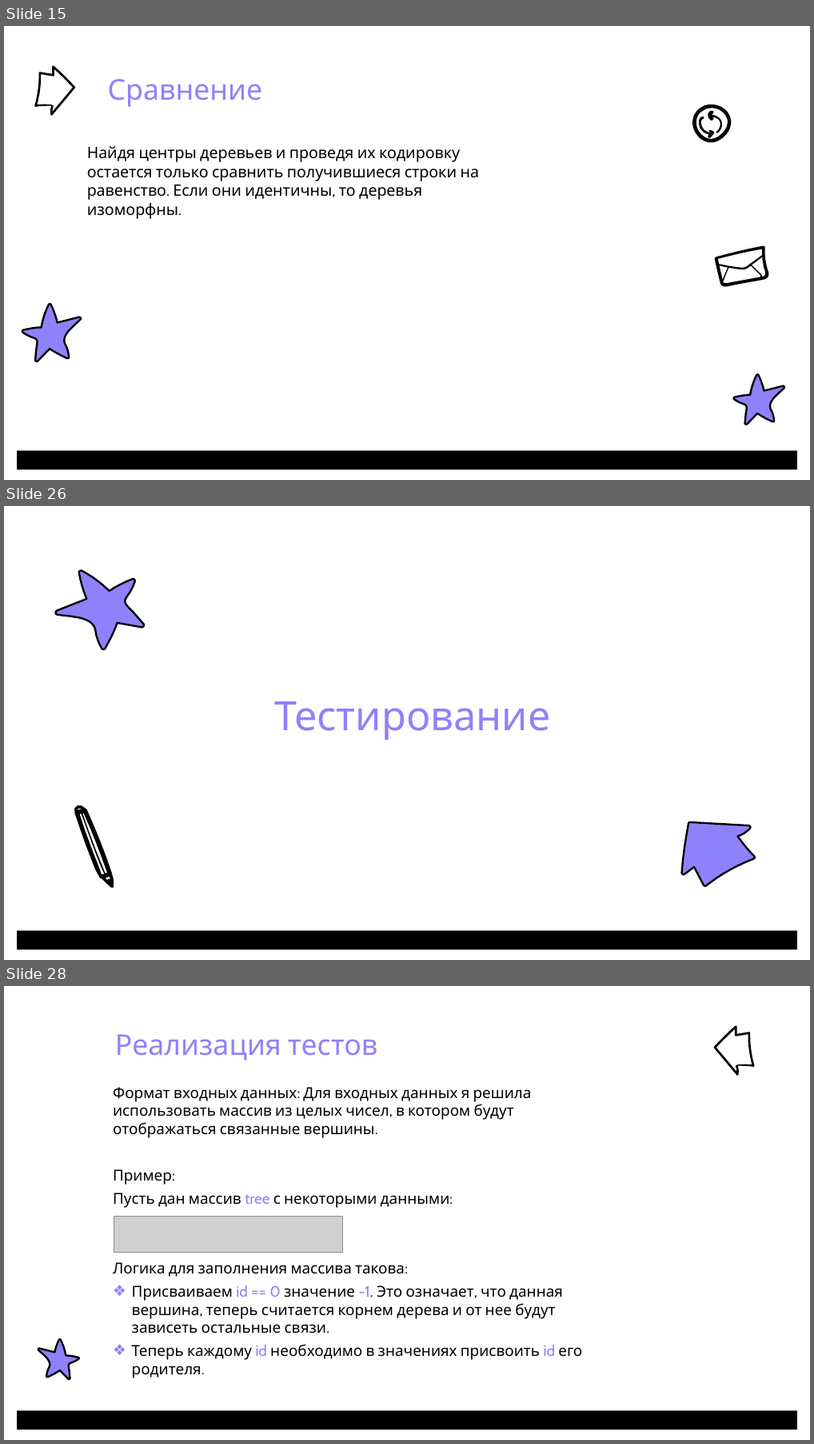
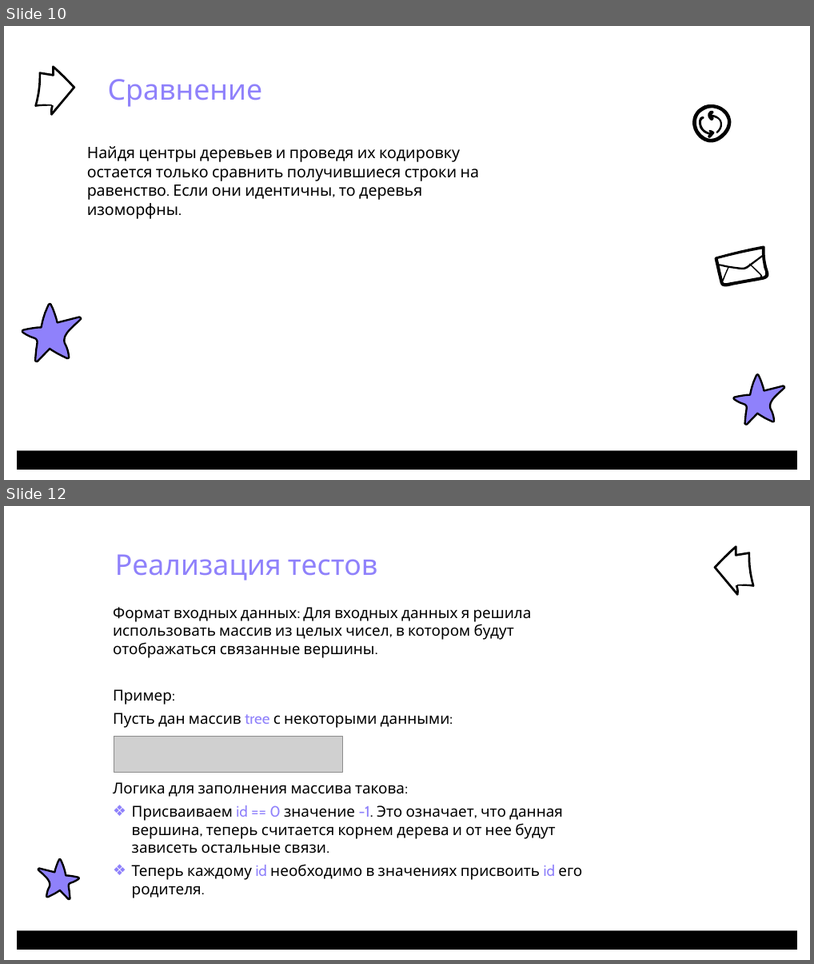
Before and after one commit to PufMe/isomorphic, a slide deck: docs/Изоморфизм деревьев_ПоповаС.О..pptx. Shown one above the other, each under a label of ours: slides 15, 26 and 28 before the commit, slides 10 and 12 after it; the slides between them are not shown. The pictures are 814x1444 and 814x964 pixels, drawn with LibreOffice and Linux fonts; fonts in the diff are those of the drawing; grey boxes stand for pictures; background and template pictures are left out. Boxes give left, top, right and bottom in pixels: in the first picture for what was removed or moved away, otherwise in the second. Text is boxed around its words. In the diff, an @@ line names an element or a change of style, - is before the commit and + after.

```diff
--- a/docs/Изоморфизм деревьев_ПоповаС.О..pptx
+++ b/docs/Изоморфизм деревьев_ПоповаС.О..pptx
@@ slide 26 removed at (4,506,810,960), background #FFFFFF; not listed: 1 template element that a slide beside it also shows @@
@@ freeform shape removed at (43,548,160,664) @@
@@ title removed at (275,701,551,740) @@
-Тестирование
@@ freeform shape removed at (67,805,121,888) @@
@@ freeform shape removed at (661,794,768,898) @@
@@ what was slide 15 is now slide 10 @@
@@ what was slide 28 is now slide 12 @@
```
Also in this commit, not shown: 6 slides changed, 4 slides added, 21 other slides removed, 1 other file.
